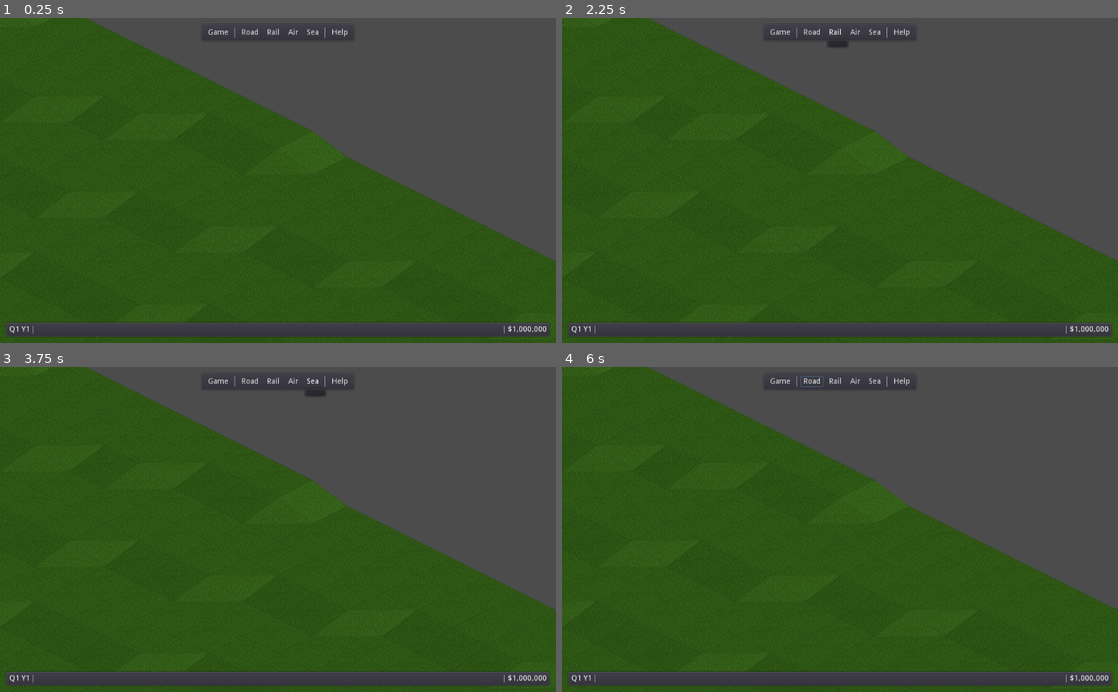
Above: before the commit, frames 1-4 (two rows, left to right).
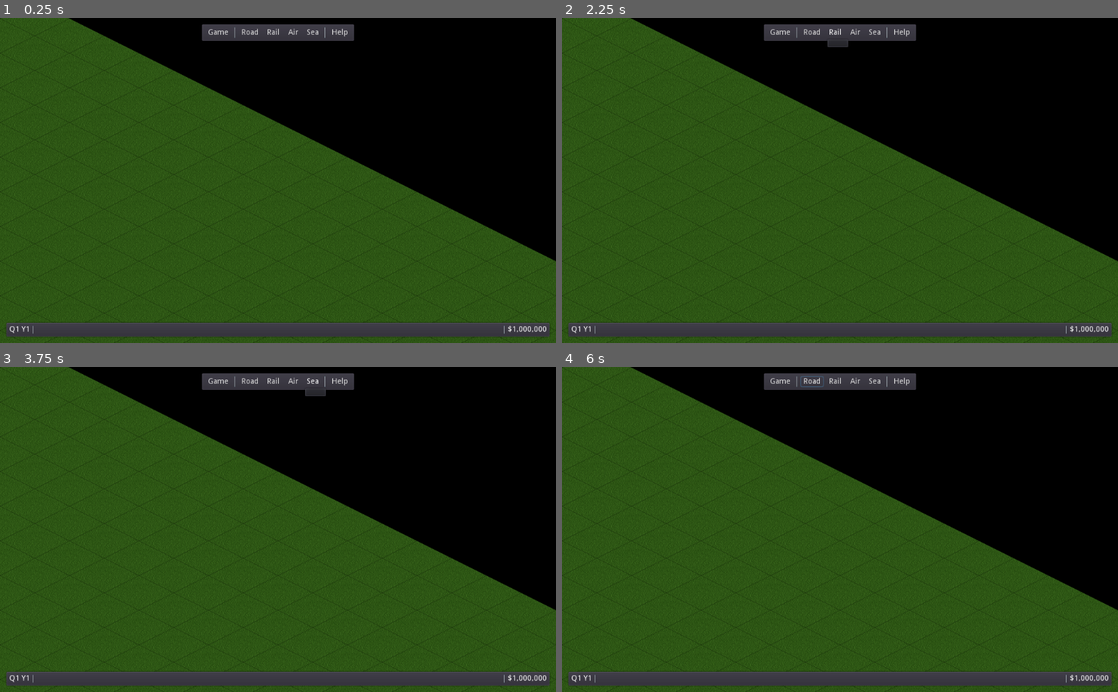
Above: after the commit, the same moments.

Repository: freettd/freettd
Game: Godot game, scene res://scenes/Main.tscn
Same seed, same stepped clock (60 frames per second), same inputs: the game is played once before the commit and once after it.
Inputs:
- Up to frame 1 (0.25 s): no input
- Up to frame 2 (2.25 s): click "Game" at 0.5 s; click "Road" at 1.25 s; click "Rail" at 2 s
- Up to frame 3 (3.75 s): click "Air" at 2.75 s; click "Sea" at 3.5 s
- Up to frame 4 (6 s): click "Game" at 4.25 s; click "Road" at 5 s; click "Rail" at 5.75 s

The runs differ from the first frame. In frame 1, 32% of the frame differs, in the area x 0-100%, y 0-100%; in frame 2, 32%; in frame 3, 32%; in frame 4, 32%.

Commit message:
change camera zoom and set background to black

Diff:
--- a/project.godot
+++ b/project.godot
@@ -26,3 +26,7 @@
 [physics]
 
 common/enable_pause_aware_picking=true
+
+[rendering]
+
+environment/default_clear_color=Color( 0, 0, 0, 1 )
--- a/scenes/world/MainCamera.gd
+++ b/scenes/world/MainCamera.gd
@@ -1,5 +1,6 @@
+# Copyright (c) 2020 William Batista Costa
+# MIT License
 # source: https://github.com/williambcosta/godot-touch-camera-2d
-# Copyright (c) 2020 William Batista Costa
 
 extends Camera2D
 
--- a/scenes/world/World.gd
+++ b/scenes/world/World.gd
@@ -3,4 +3,4 @@
 onready var terrain = $Terrain
 
 func new_world(pckfile) -> void:
-	terrain.new_terrain(pckfile.terrain, Vector2(64, 64))
+	terrain.new_terrain(pckfile.terrain, Vector2(256, 256))
--- a/scenes/world/World.tscn
+++ b/scenes/world/World.tscn
@@ -11,7 +11,7 @@
 anchor_mode = 0
 current = true
 script = ExtResource( 1 )
-max_zoom = 4.0
+max_zoom = 8.0
 zoom_increment = 0.5
 
 [node name="Terrain" type="Node2D" parent="."]
